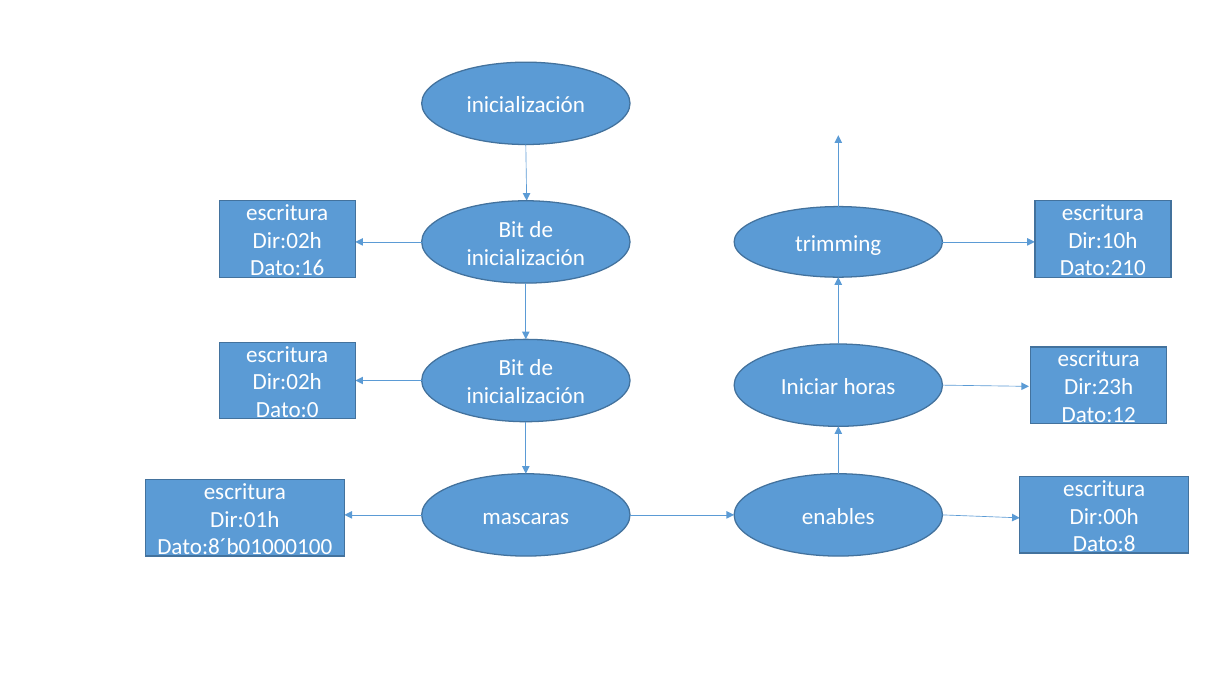
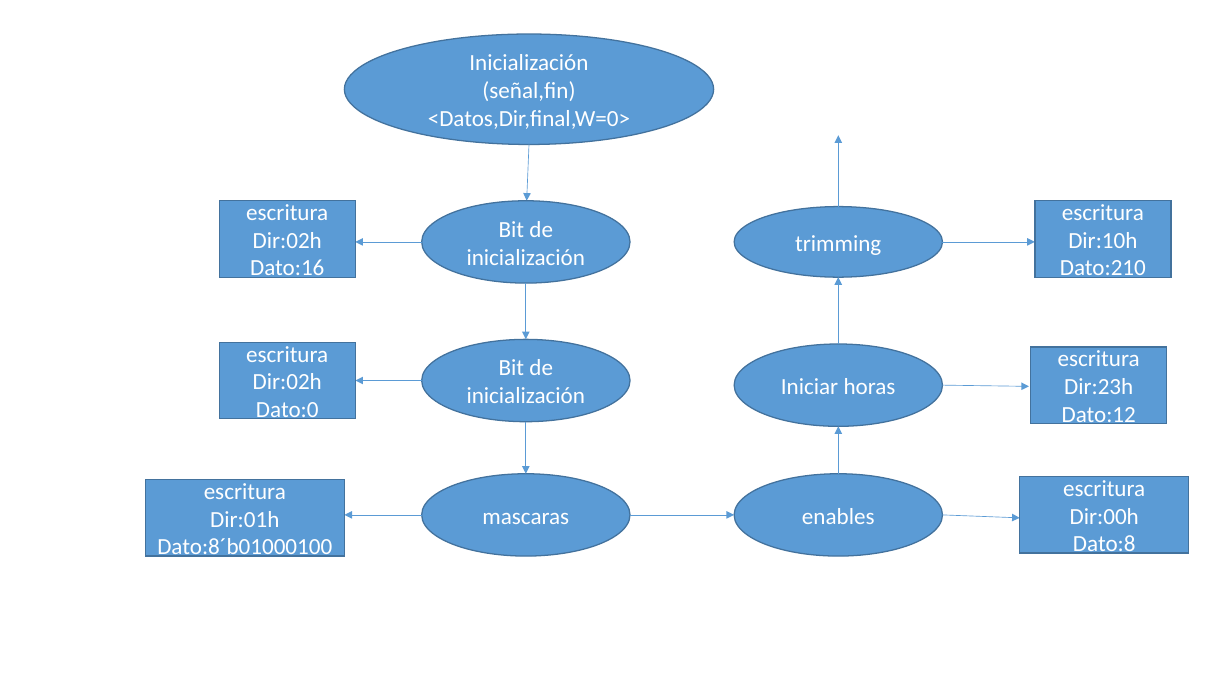
Before and after one commit to lleon95/proy_2_grupo_7_II_2016, a slide deck: slide 2 of Designs/Presentación1.pptx. Drawn at 1232x693 pixels with LibreOffice and Linux fonts; fonts in the diff are those of the drawing. Boxes give left, top, right and bottom in pixels: in the first picture for what was removed or moved away, otherwise in the second. Text is boxed around its words. In the diff, an @@ line names an element or a change of style, - is before the commit and + after.

```diff
--- a/Designs/Presentación1.pptx
+++ b/Designs/Presentación1.pptx
@@ ellipse "Inicialización": place and size @@
-ellipse "Inicialización" at (421,62,629,144)
+ellipse "Inicialización" at (345,34,714,145)
@@ text in ellipse at (428,54,630,129): text changed @@
-inicialización
+Inicialización
+(señal,fin)
+<Datos,Dir,final,W=0>
@@ arrow moved from (526, 144) - (527, 201) to (530, 144) - (527, 201) @@
```
Also in this commit, not shown: 5 other slides changed, 1 slide added.
